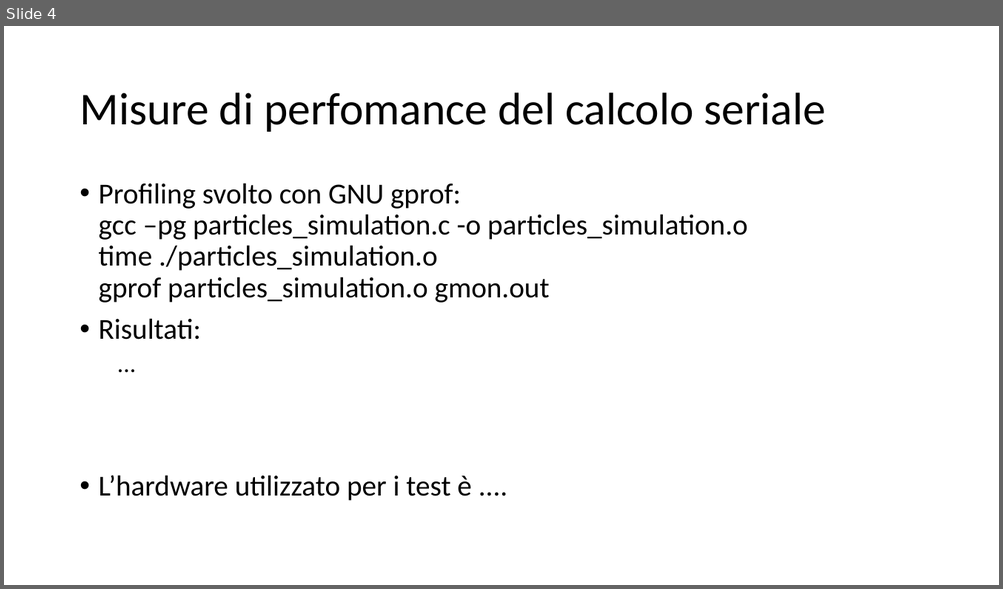
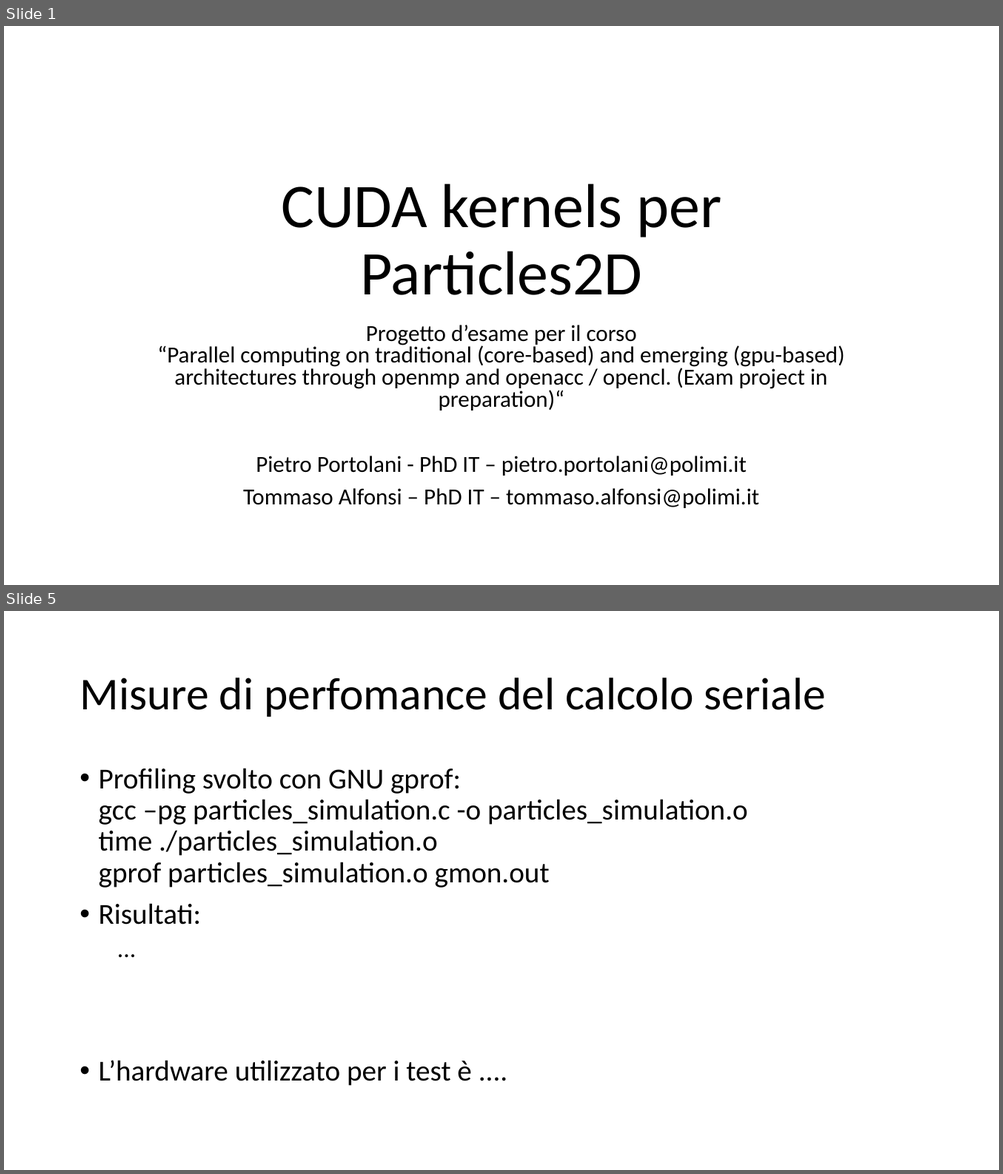
Before and after one commit to piepor/particles-simulation-parallel, a slide deck: presentazione/presentazione.pptx. Shown one above the other, each under a label of ours: slide 4 before the commit, slides 1 and 5 after it; the slides between them are not shown. The pictures are 1003x589 and 1003x1174 pixels, drawn with LibreOffice and Linux fonts; fonts in the diff are those of the drawing. Boxes give left, top, right and bottom in pixels: in the first picture for what was removed or moved away, otherwise in the second. Text is boxed around its words. In the diff, an @@ line names an element or a change of style, - is before the commit and + after.

```diff
--- a/presentazione/presentazione.pptx
+++ b/presentazione/presentazione.pptx
@@ slide 1 added at bbox=[4, 26, 999, 585], background #FFFFFF @@
@@ title added at bbox=[281, 184, 721, 295], 60 pt, text #000000 @@
+CUDA kernels per Particles2D
@@ subtitle added at bbox=[157, 325, 845, 508], 22.2 pt, text #000000 @@
+Progetto d’esame per il corso
+“Parallel computing on traditional (core-based) and emerging (gpu-based) architectures through openmp and openacc / opencl. (Exam project in preparation)“
+Pietro Portolani - PhD IT – pietro.portolani@polimi.it
+Tommaso Alfonsi – PhD IT – tommaso.alfonsi@polimi.it
@@ what was slide 4 is now slide 5 @@
```
Also in this commit, not shown: 1 slide changed, 9 other slides added, 3 slides removed, 1 other file.
